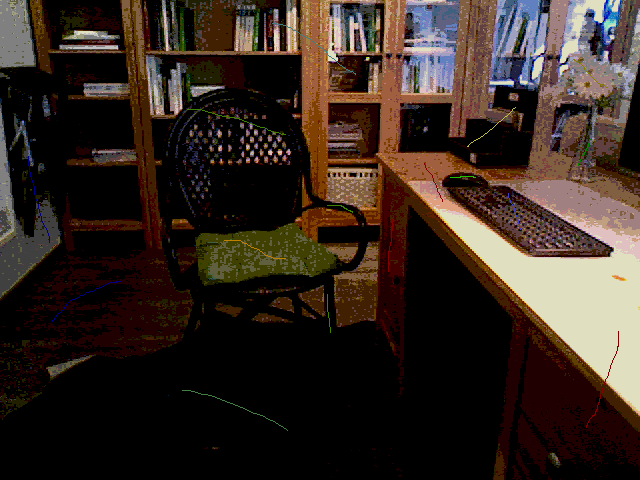
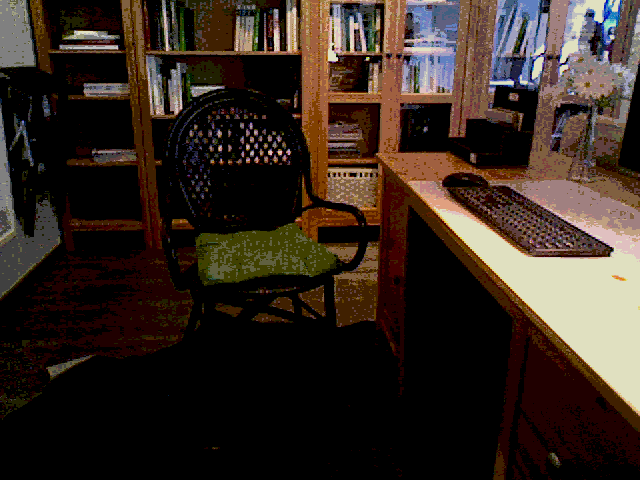
Layer changes from the first (640, 480) image to the second:
removed layer "Layer #1" over (x1=28, y1=23, x2=619, y2=431)
